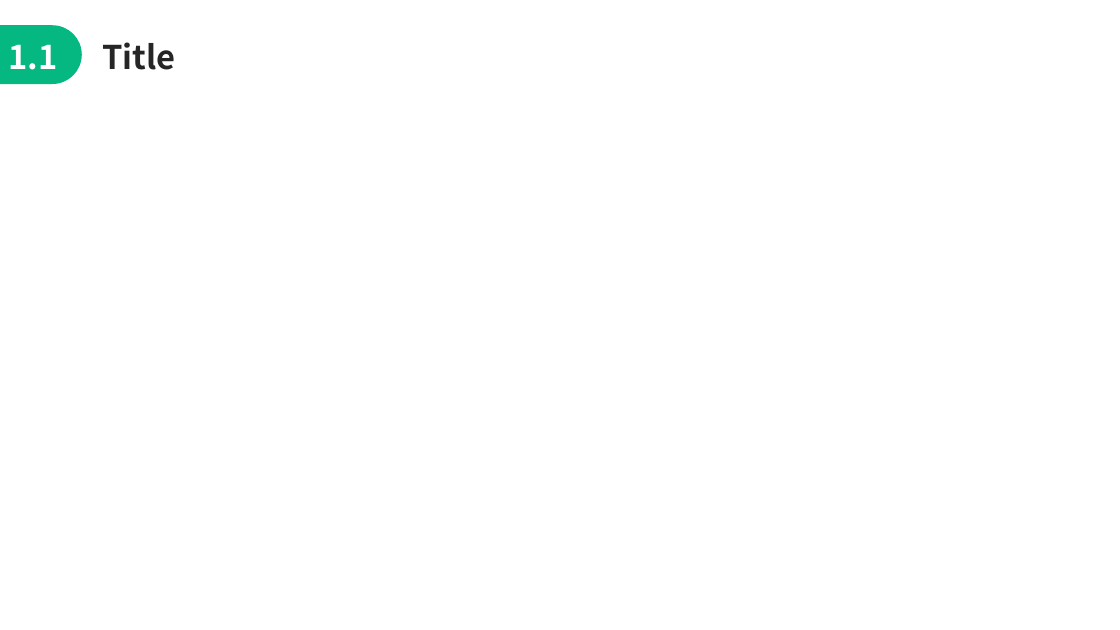
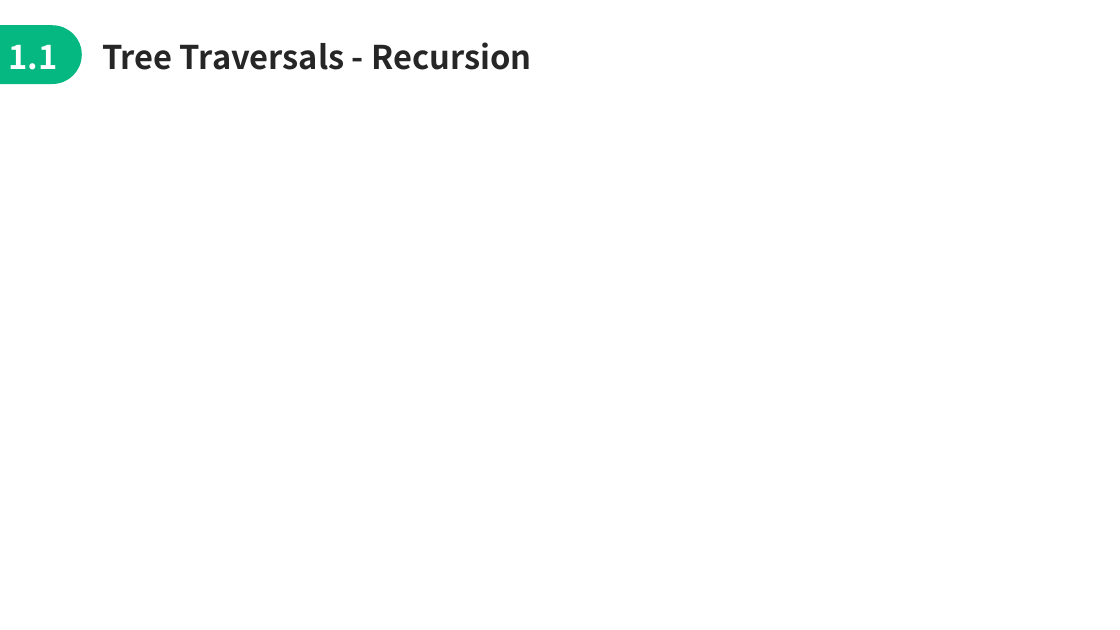
Before and after one commit to jimmyyih518/DSA2022Fall, a slide deck: slide 13 of week5/week5_slides.pptx (slide 6 before the commit). Drawn at 1120x630 pixels with LibreOffice and Linux fonts; fonts in the diff are those of the drawing. Boxes give left, top, right and bottom in pixels: in the first picture for what was removed or moved away, otherwise in the second. Text is boxed around its words. In the diff, an @@ line names an element or a change of style, - is before the commit and + after.

```diff
--- a/week5/week5_slides.pptx
+++ b/week5/week5_slides.pptx
@@ text at bbox=[102, 42, 531, 70]: text changed @@
-Title
+Tree Traversals - Recursion
```
Also in this commit, not shown: 8 other slides changed, 1 slide added, 1 slide removed, 2 other files.
